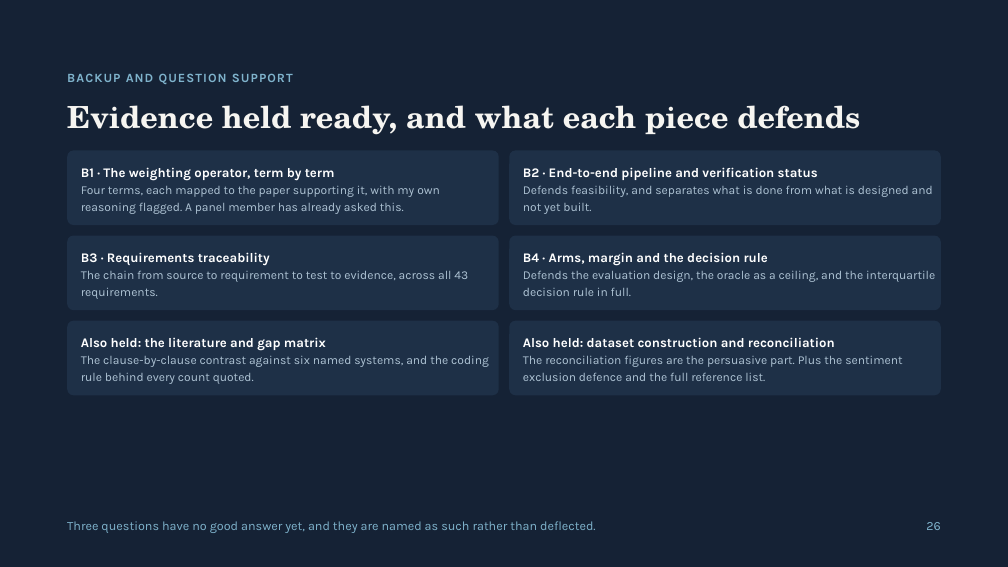
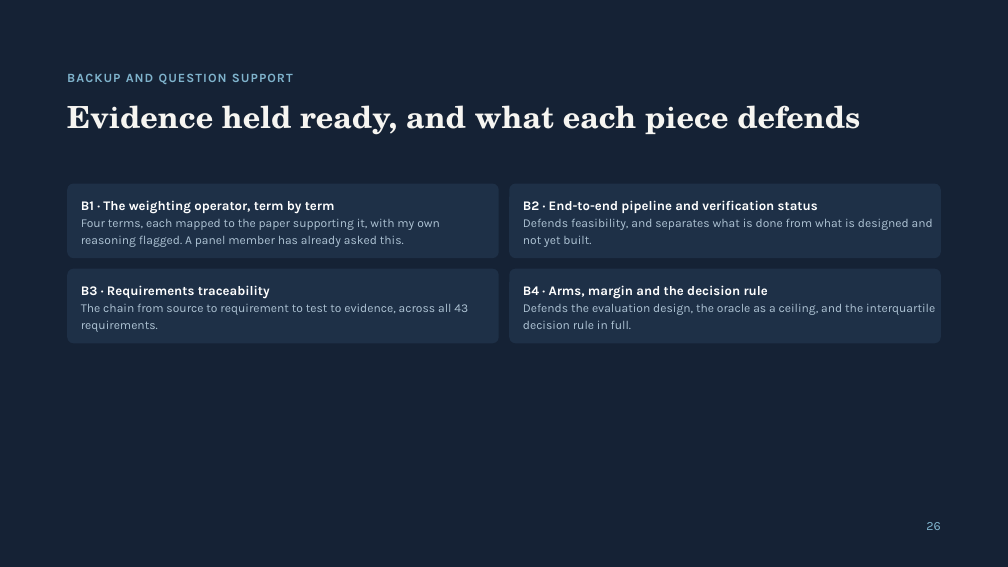
Before and after one commit to Shaahid02/my-obsidian-vault, a slide deck: slide 26 of FYP/Project Proposal/PP Deck 2026-11-05.pptx. Drawn at 1008x567 pixels with LibreOffice and Linux fonts; fonts in the diff are those of the drawing. Boxes give left, top, right and bottom in pixels: in the first picture for what was removed or moved away, otherwise in the second. Text is boxed around its words. In the diff, an @@ line names an element or a change of style, - is before the commit and + after.

```diff
--- a/FYP/Project Proposal/PP Deck 2026-11-05.pptx
+++ b/FYP/Project Proposal/PP Deck 2026-11-05.pptx
@@ 8 texts, 2 rounded rectangles: place and size @@
-8 texts, 2 rounded rectangles at (67,150,941,299)
+8 texts, 2 rounded rectangles at (67,184,941,332)
@@ rounded rectangle: place and size @@
-rounded rectangle at (67,236,499,311)
+rounded rectangle at (67,268,499,343)
@@ rounded rectangle: place and size @@
-rounded rectangle at (510,236,941,311)
+rounded rectangle at (510,268,941,343)
@@ rounded rectangle removed at (67,321,499,395) @@
@@ rounded rectangle removed at (510,321,941,395) @@
@@ text removed at (81,337,326,351) @@
-Also held: the literature and gap matrix
@@ text removed at (81,356,489,384) @@
-The clause-by-clause contrast against six named systems, and the coding rule behind every count quoted.
@@ text removed at (523,337,835,347) @@
-Also held: dataset construction and reconciliation
@@ text removed at (523,356,902,381) @@
-The reconciliation figures are the persuasive part. Plus the sentiment exclusion defence and the full reference list.
@@ text removed at (67,521,596,533) @@
-Three questions have no good answer yet, and they are named as such rather than deflected.
```
Also in this commit, not shown: 17 other slides changed, 1 other file.
